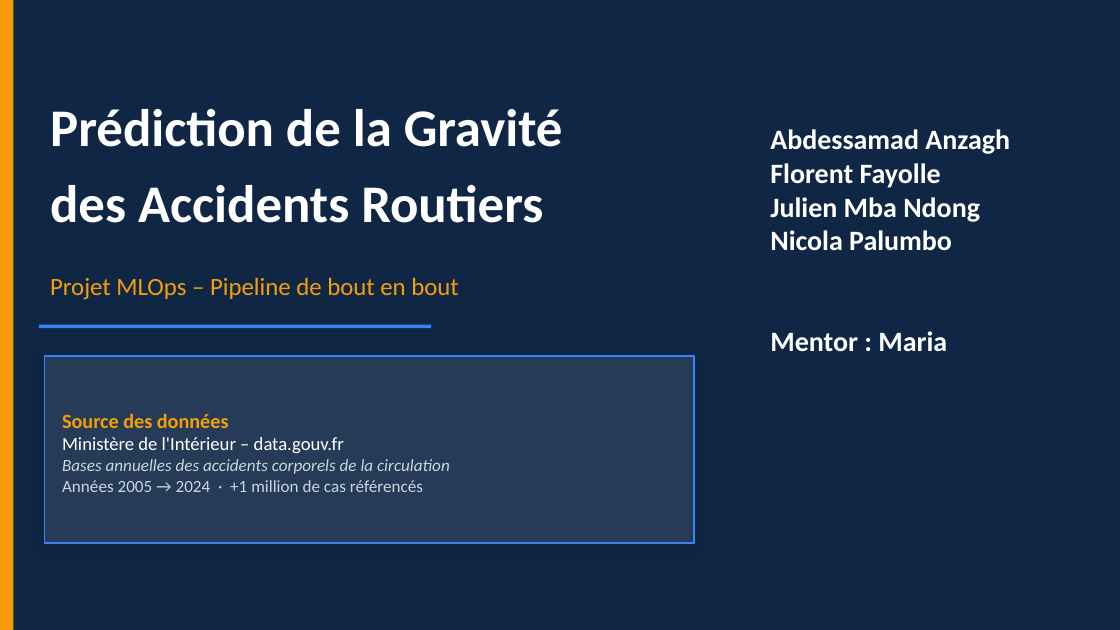
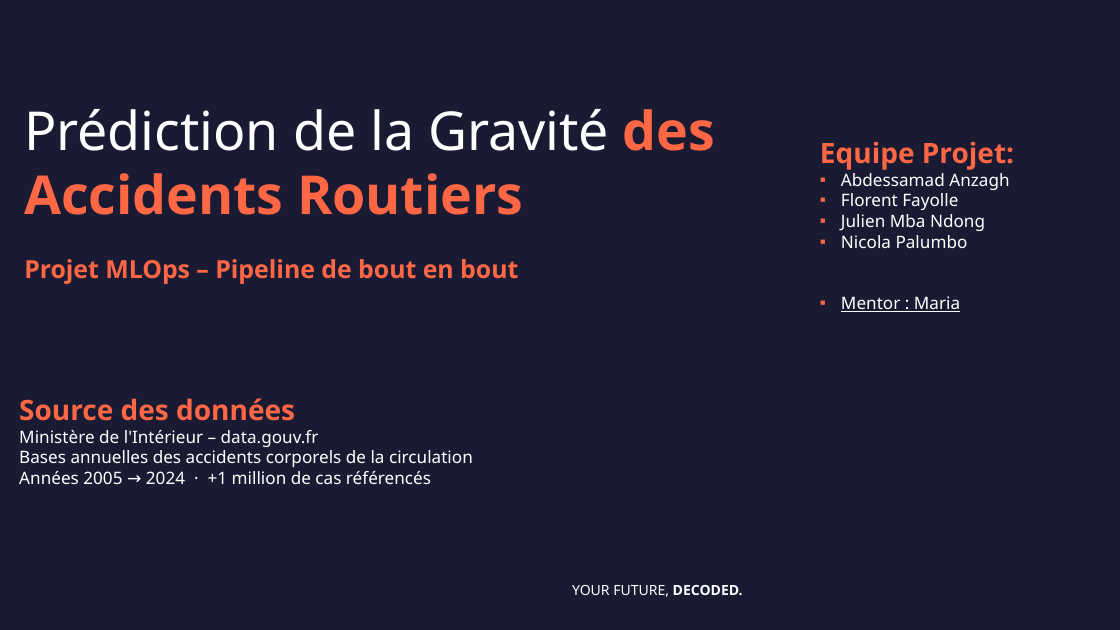
Before and after one commit to sage-flfay/Template_MLOps_accidents, a slide deck: slide 1 of assets/MLOps_Accidents.pptx. Drawn at 1120x630 pixels with LibreOffice and Linux fonts; fonts in the diff are those of the drawing; background and template pictures are left out. Boxes give left, top, right and bottom in pixels: in the first picture for what was removed or moved away, otherwise in the second. Text is boxed around its words. In the diff, an @@ line names an element or a change of style, - is before the commit and + after.

Commit message:
ppt

```diff
--- a/assets/MLOps_Accidents.pptx
+++ b/assets/MLOps_Accidents.pptx
@@ background #0F2645 to #1A1A33 @@
@@ rectangle removed at (0,0,13,629) @@
@@ title at (24,109,715,215): text changed; size 34 to 34.5 pt; font Calibri to Noto Sans; bold off @@
-Prédiction de la Gravité
-des Accidents Routiers
+Prédiction de la Gravité des Accidents Routiers
@@ title "Prédiction de la Gravité des ..." at (24,109,715,215): vertical alignment middle to top @@
@@ text "Equipe Projet:": place and size @@
-text "Equipe Projet:" at (770,129,1010,352)
+text "Equipe Projet:" at (820,141,1014,312)
@@ text at (820,141,1014,170): paragraph added @@
+Equipe Projet:
@@ text at (841,173,1009,312): size 18 to 11 pt, font Calibri to Noto Sans, bold off in "Abdessamad Anzagh", "Florent Fayolle", "Mentor : Maria"; underline on in "Mentor : Maria"; bullet none to ▪ @@
@@ title "Projet MLOps – Pipeline de ...": place and size @@
-title "Projet MLOps – Pipeline de ..." at (50,277,458,300)
+title "Projet MLOps – Pipeline de ..." at (24,259,518,284)
@@ title "Projet MLOps – Pipeline de ..." at (24,259,518,284): font Calibri to Noto Sans, text colour #F59E0B to #FF6745, bold on; vertical alignment middle to top @@
@@ text at (841,214,985,248): text changed; size 18 to 11 pt; font Calibri to Noto Sans; bold off @@
-Julien Mba Ndong
-Nicola Palumbo
+▪ Julien Mba Ndong
+▪ Nicola Palumbo
@@ rectangle removed at (39,325,431,328) @@
@@ rectangle removed at (45,356,694,543) @@
@@ text "Source des données Ministère de ...": place and size @@
-text "Source des données Ministère de ..." at (62,413,450,492)
+text "Source des données Ministère de ..." at (19,398,473,484)
@@ text "Source des données Ministère de ..." at (19,398,473,484): size 13 to 18 pt, text colour #F59E0B to #FF6745 in "Source des données"; size 12 to 11 pt in "Ministère de l'Intérieur – data.gouv.fr"; font Calibri to Noto Sans; text colour #CBD5E1 to #FFFFFF, italic off in "Bases annuelles des accidents corporels de la ..."; vertical alignment middle to top @@
@@ text added at (572,585,743,597), 9 pt, text #FFFFFF @@
+YOUR FUTURE, DECODED.
```
Also in this commit, not shown: 1 other slide changed, 7 slides added, 1 slide removed.
